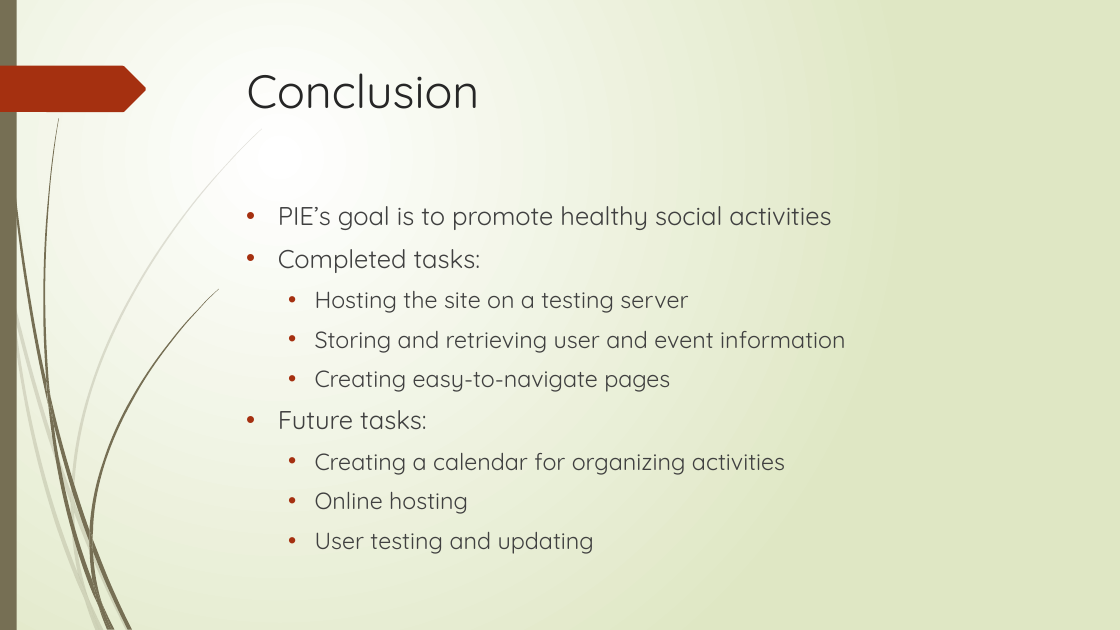
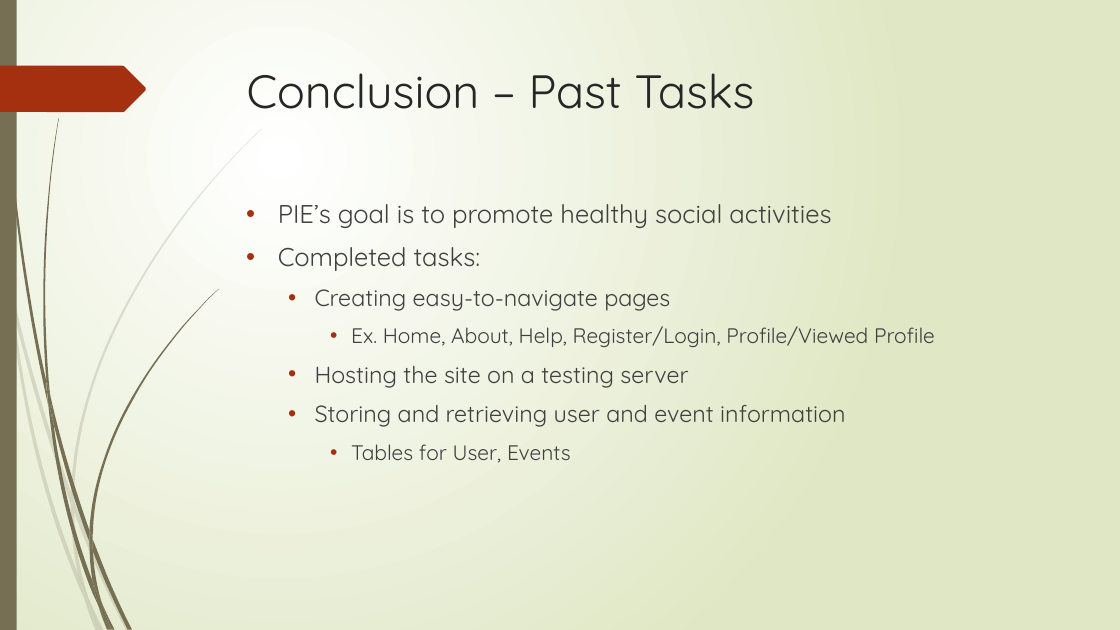
Before and after one commit to cs480GroupCAKE/PIEWebsite, a slide deck: slide 12 of Presentation/Presentation Two/PresentationRevised.pptx. Drawn at 1120x630 pixels with LibreOffice and Linux fonts; fonts in the diff are those of the drawing. Boxes give left, top, right and bottom in pixels: in the first picture for what was removed or moved away, otherwise in the second. Text is boxed around its words. In the diff, an @@ line names an element or a change of style, - is before the commit and + after.

Commit message:
Updated presentation
Updated PresentationRevised to split the conclusion into past and future
tasks and made formatting consistent

```diff
--- a/Presentation/Presentation Two/PresentationRevised.pptx
+++ b/Presentation/Presentation Two/PresentationRevised.pptx
@@ title at (247,73,755,109): text changed @@
-Conclusion
+Conclusion – Past Tasks
@@ text at (315,289,935,347): paragraphs added @@
+  • Creating easy-to-navigate pages
+    • Ex. Home, About, Help, Register/Login, Profile/Viewed Profile
@@ text at (351,444,571,463): text changed; size 20 to 18 pt @@
-  • Creating easy-to-navigate pages
-• Future tasks:
-  • Creating a calendar for organizing activities
-  • Online hosting
-  • User testing and updating
+    • Tables for User, Events
```
Also in this commit, not shown: 1 other slide changed, 1 slide added.
